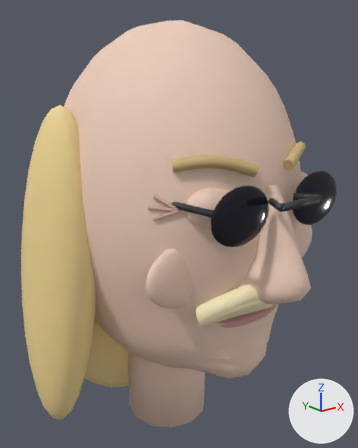
A saved change to the glTF model app/tower/figuren/flex_teile.glb.
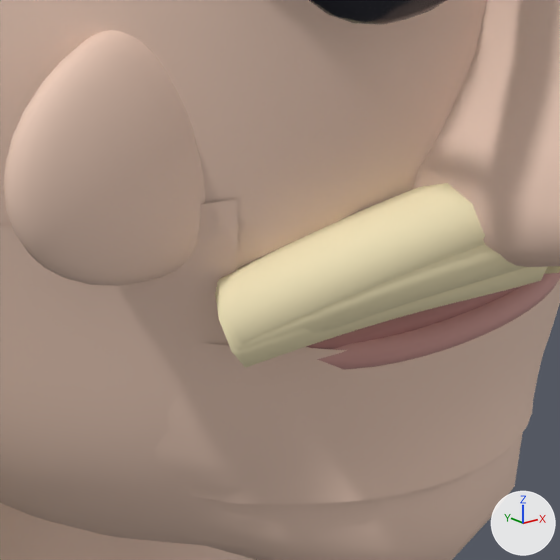
Each version is shown whole from a camera (50 mm lens) standing at (-0.338, -0.435, 0.287) and looking at (0.005, -0.007, 0.116), then close up on the part from 40% to 77% of the width and 54% to 83% of the height. Lighting does not change. The marker at lower right points along +X, +Y and +Z. The first two pictures are the older version. Where no turn or scale is listed for an object, it has been applied to the vertices. Vertices at exactly the same position are counted once.

The first close-up shows 'bart', 'glas_r', 'hals', 'kopfhaut', 'lippenhaut', 'mundlinie', 'nase', 'unterkiefer', 'unterlippe', 'wange_r' and 1 more.
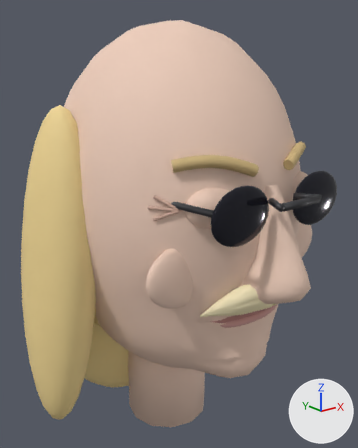
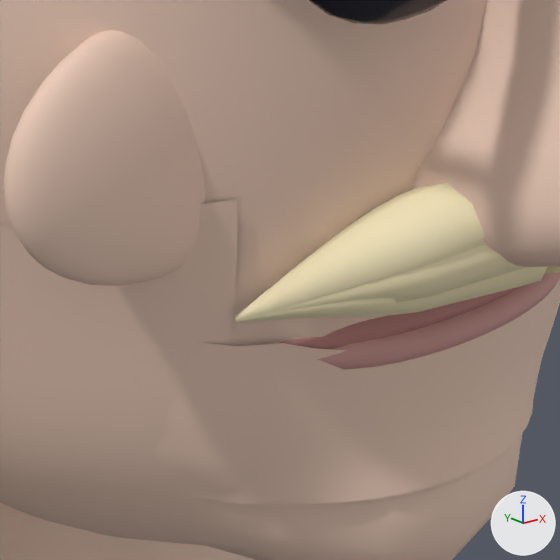
Location of each change, (x1, y1, x2, y2) in pixels of the close-ups (560 x 560 px; the box of a moved part takes in the faces that stretch with it):
'bart', reshaped (6% narrower, 24% shorter): before (215, 183, 547, 368); after (235, 183, 547, 323)
part 1 of me_bart_kurve, moved or reshaped: before (215, 196, 426, 368); after (235, 197, 426, 323)

What changed in the scene script:
```text
Change me_bart_kurve:
    used by ob_bart; location = (-0.002, -0.1549, 0.0938)
    remove me_bart_kurve.from_pydata(...)  # 416 vertices, 816 faces; spans x -0.0677..0.0019, y -0.0096..0.0406, z -0.0373..0.0094
    add me_bart_kurve.from_pydata(...)  # 416 vertices, 816 faces; spans x -0.0605..0.0019, y -0.0096..0.0334, z -0.0275..0.0094
    me_bart_kurve part 1: 212 of 416 vertices moved; they spanned x -0.0677..-0.0252, y -0.0001..0.0406, z -0.0373..0.0026 and now span x -0.0605..-0.025, y -0.0001..0.0334, z -0.0275..0.0026; mean shift (0.0, 0.0002, 0.0); largest move (-0.0563, 0.0317, -0.0373) -> (-0.0597, 0.0328, -0.0275)
```
